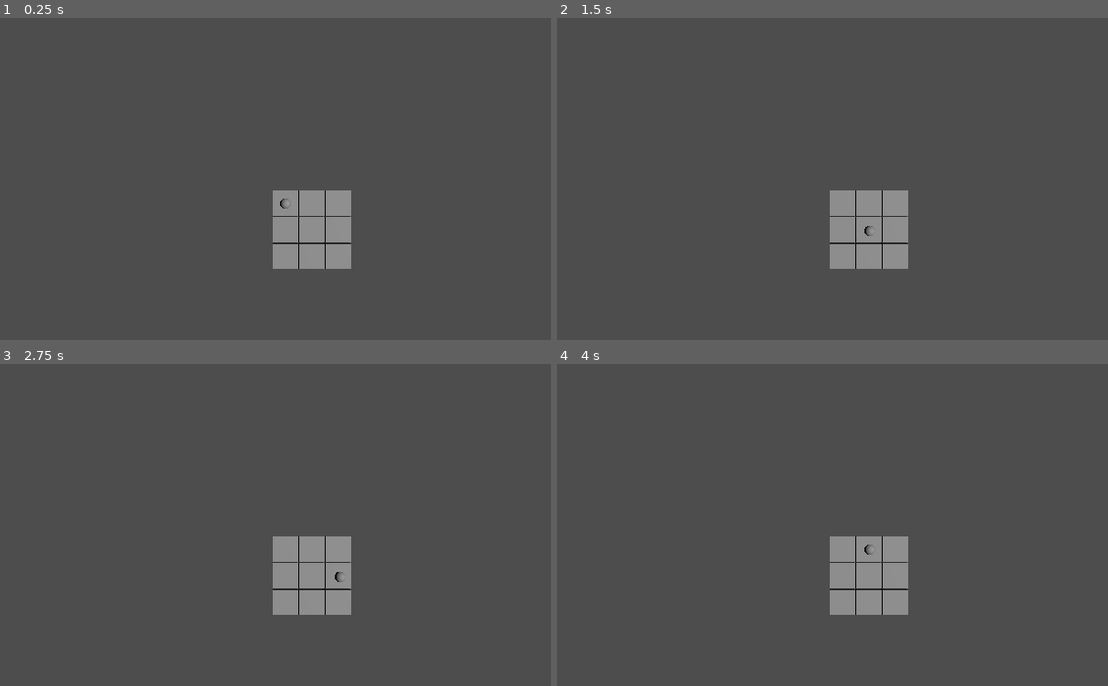
Above: before the commit, frames 1-4 (two rows, left to right).
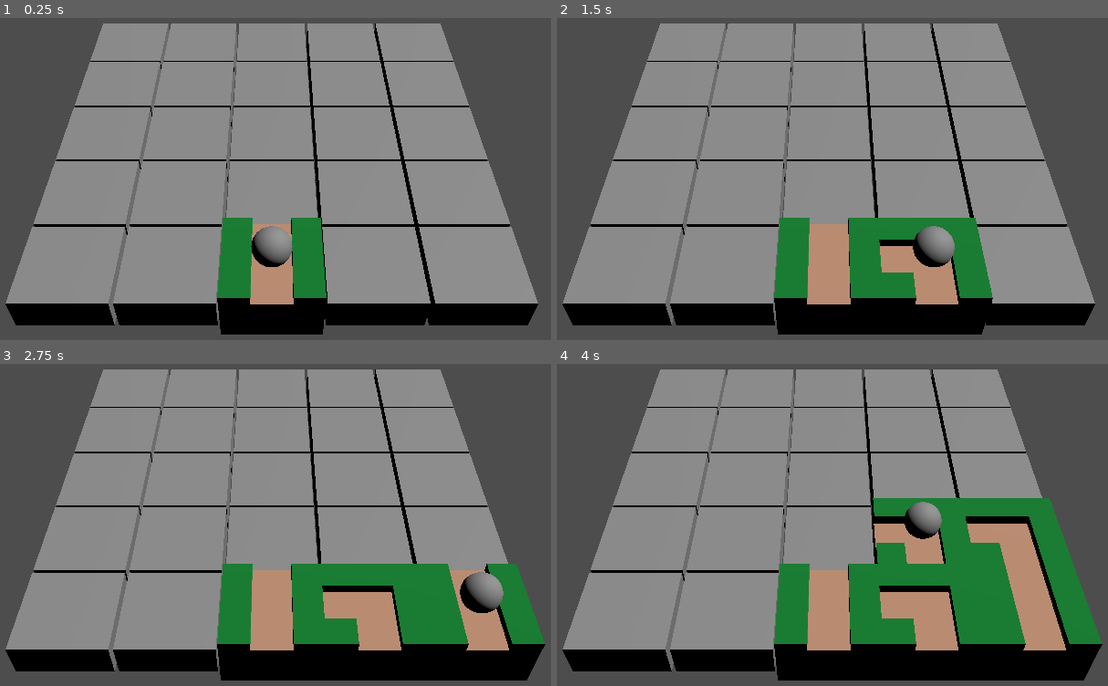
Above: after the commit, the same moments.

Repository: Pro1d/code4cause
Game: Godot game, scene res://scenes/prototype/grid_placement_scene.tscn
The game is run twice, just before and just after one commit, with the same random seed, the same clock (stepped at 60 frames per second) and the same inputs. This scene is started directly instead of the project's main scene.
Inputs:
- Up to frame 1 (0.25 s): no input
- Up to frame 2 (1.5 s): tap Enter (ui_accept) at 0.5, 1.35 s; hold D (move_right) 0.53-1.28 s; hold Enter (ui_accept) 0.53-1.28 s; hold S (move_down) from 1.28 s (still down)
- Up to frame 3 (2.75 s): tap Enter (ui_accept) at 1.52, 1.82, 2 s; release S (move_down) at 2.03 s; hold D (move_right) from 2.03 s (still down); hold Enter (ui_accept) from 2.03 s (still down)
- Up to frame 4 (4 s): release D (move_right) at 2.78 s; release Enter (ui_accept) at 2.78 s; hold W (move_up) 2.78-3.53 s; tap Enter (ui_accept) at 2.85, 3.02, 3.32, 3.5 s; hold A (move_left) from 3.53 s (still down); hold Enter (ui_accept) from 3.53 s (still down)

The runs differ from the first frame. In frame 1, 73% of the frame differs, in the area x 0-98%, y 1-99%; in frame 2, 75%; in frame 3, 76%; in frame 4, 76%, in the area x 0-100%, y 1-99%.

Commit message:
new git placement

Diff:
--- a/project.godot
+++ b/project.godot
@@ -142,6 +142,16 @@
 "events": [Object(InputEventKey,"resource_local_to_scene":false,"resource_name":"","device":-1,"window_id":0,"alt_press …(192 unchanged characters)…
 ]
 }
+rotate_left={
+"deadzone": 0.5,
+"events": [Object(InputEventKey,"resource_local_to_scene":false,"resource_name":"","device":-1,"window_id":0,"alt_pressed":false,"shift_pressed":false,"ctrl_pressed":false,"meta_pressed":false,"pressed":false,"keycode":0,"physical_keycode":81,"key_label":0,"unicode":97,"location":0,"echo":false,"script":null)
+]
+}
+rotate_right={
+"deadzone": 0.5,
+"events": [Object(InputEventKey,"resource_local_to_scene":false,"resource_name":"","device":-1,"window_id":0,"alt_pressed":false,"shift_pressed":false,"ctrl_pressed":false,"meta_pressed":false,"pressed":false,"keycode":0,"physical_keycode":69,"key_label":0,"unicode":101,"location":0,"echo":false,"script":null)
+]
+}
 
 [layer_names]
 
--- /dev/null
+++ b/resources/placeholder/tile_straight.tscn
@@ -0,0 +1,50 @@
+[gd_scene load_steps=6 format=3 uid="uid://cn3y8ibk3d1r8"]
+
+[sub_resource type="Curve3D" id="Curve3D_lnhvg"]
+_data = {
+"points": PackedVector3Array(0, 0, 0, 0, 0, 0, 0, 0, 0.5, 0, 0, 0, 0, 0, 0, 0, 0, -0.5),
+"tilts": PackedFloat32Array(0, 0)
+}
+point_count = 2
+
+[sub_resource type="StandardMaterial3D" id="StandardMaterial3D_o4u8o"]
+albedo_color = Color(0.767163, 0.57365, 0.464367, 1)
+
+[sub_resource type="BoxMesh" id="BoxMesh_hsro6"]
+material = SubResource("StandardMaterial3D_o4u8o")
+size = Vector3(1, 0.5, 1)
+
+[sub_resource type="StandardMaterial3D" id="StandardMaterial3D_kgwnp"]
+albedo_color = Color(0, 0.505882, 0.180392, 1)
+
+[sub_resource type="BoxMesh" id="BoxMesh_bvomk"]
+material = SubResource("StandardMaterial3D_kgwnp")
+size = Vector3(0.3, 0.1, 1)
+
+[node name="TileStraight" type="Node3D"]
+
+[node name="Path3D" type="Path3D" parent="."]
+curve = SubResource("Curve3D_lnhvg")
+
+[node name="Mesh" type="Node3D" parent="."]
+
+[node name="MeshInstance3D" type="MeshInstance3D" parent="Mesh"]
+transform = Transform3D(1, 0, 0, 0, 1, 0, 0, 0, 1, 0, -0.25, 0)
+mesh = SubResource("BoxMesh_hsro6")
+
+[node name="MeshInstance3D2" type="MeshInstance3D" parent="Mesh"]
+transform = Transform3D(1, 0, 0, 0, 1, 0, 0, 0, 1, -0.35, 0.05, 0)
+mesh = SubResource("BoxMesh_bvomk")
+skeleton = NodePath("../..")
+
+[node name="MeshInstance3D3" type="MeshInstance3D" parent="Mesh"]
+transform = Transform3D(1, 0, 0, 0, 1, 0, 0, 0, 1, 0.35, 0.05, 0)
+mesh = SubResource("BoxMesh_bvomk")
+skeleton = NodePath("../..")
+
+[node name="DirectionalLight3D" type="DirectionalLight3D" parent="."]
+transform = Transform3D(1, 0, 0, 0, 0.828109, 0.560567, 0, -0.560567, 0.828109, 0, 0, 0)
+editor_only = true
+
+[node name="Camera3D" type="Camera3D" parent="."]
+transform = Transform3D(1, 0, 0, 0, 0.810574, 0.585637, 0, -0.585637, 0.810574, 0, 1.04608, 2)
--- /dev/null
+++ b/resources/placeholder/tile_turn.tscn
@@ -0,0 +1,63 @@
+[gd_scene load_steps=8 format=3 uid="uid://7ay52xa54u75"]
+
+[sub_resource type="Curve3D" id="Curve3D_c1f6f"]
+_data = {
+"points": PackedVector3Array(0, 0, 0, 0, 0, -0.5, 0, 0, 0.5, 0.5, 0, 0, 0, 0, 0, -0.5, 0, 0),
+"tilts": PackedFloat32Array(0, 0)
+}
+point_count = 2
+
+[sub_resource type="StandardMaterial3D" id="StandardMaterial3D_o4u8o"]
+albedo_color = Color(0.767163, 0.57365, 0.464367, 1)
+
+[sub_resource type="BoxMesh" id="BoxMesh_hsro6"]
+material = SubResource("StandardMaterial3D_o4u8o")
+size = Vector3(1, 0.5, 1)
+
+[sub_resource type="StandardMaterial3D" id="StandardMaterial3D_kgwnp"]
+albedo_color = Color(0, 0.505882, 0.180392, 1)
+
+[sub_resource type="BoxMesh" id="BoxMesh_cf4ck"]
+material = SubResource("StandardMaterial3D_kgwnp")
+size = Vector3(0.3, 0.1, 0.3)
+
+[sub_resource type="BoxMesh" id="BoxMesh_i4p0o"]
+material = SubResource("StandardMaterial3D_kgwnp")
+size = Vector3(0.7, 0.1, 0.3)
+
+[sub_resource type="BoxMesh" id="BoxMesh_8u1ty"]
+material = SubResource("StandardMaterial3D_kgwnp")
+size = Vector3(0.3, 0.1, 1)
+
+[node name="TileTurn" type="Node3D"]
+
+[node name="Path" type="Path3D" parent="."]
+curve = SubResource("Curve3D_c1f6f")
+
+[node name="Mesh" type="Node3D" parent="."]
+
+[node name="MeshInstance3D" type="MeshInstance3D" parent="Mesh"]
+transform = Transform3D(1, 0, 0, 0, 1, 0, 0, 0, 1, 0, -0.25, 0)
+mesh = SubResource("BoxMesh_hsro6")
+
+[node name="MeshInstance3D2" type="MeshInstance3D" parent="Mesh"]
+transform = Transform3D(1, 0, 0, 0, 1, 0, 0, 0, 1, -0.35, 0.05, 0.35)
+mesh = SubResource("BoxMesh_cf4ck")
+skeleton = NodePath("../..")
+
+[node name="MeshInstance3D4" type="MeshInstance3D" parent="Mesh"]
+transform = Transform3D(1, 0, 0, 0, 1, 0, 0, 0, 1, -0.15, 0.05, -0.35)
+mesh = SubResource("BoxMesh_i4p0o")
+skeleton = NodePath("../..")
+
+[node name="MeshInstance3D3" type="MeshInstance3D" parent="Mesh"]
+transform = Transform3D(1, 0, 0, 0, 1, 0, 0, 0, 1, 0.35, 0.05, 0)
+mesh = SubResource("BoxMesh_8u1ty")
+skeleton = NodePath("../..")
+
+[node name="DirectionalLight3D" type="DirectionalLight3D" parent="."]
+transform = Transform3D(1, 0, 0, 0, 0.828109, 0.560567, 0, -0.560567, 0.828109, 0, 0, 0)
+editor_only = true
+
+[node name="Camera3D" type="Camera3D" parent="."]
+transform = Transform3D(1, 0, 0, 0, 0.810574, 0.585637, 0, -0.585637, 0.810574, 0, 1.04608, 2)
--- a/scenes/prototype/grid_placement_scene.tscn
+++ b/scenes/prototype/grid_placement_scene.tscn
@@ -1,20 +1,32 @@
-[gd_scene load_steps=4 format=3 uid="uid://5j3nkd57dwpk"]
+[gd_scene load_steps=6 format=3 uid="uid://5j3nkd57dwpk"]
 
 [ext_resource type="Script" path="res://scripts/prototype/placement_grid.gd" id="1_xpw66"]
 [ext_resource type="PackedScene" uid="uid://depdfa24xcvji" path="res://scenes/prototype/tile.tscn" id="2_aevgb"]
 [ext_resource type="Script" path="res://scripts/prototype/grid_movement_controller.gd" id="3_usuh6"]
+[ext_resource type="PackedScene" uid="uid://cn3y8ibk3d1r8" path="res://resources/placeholder/tile_straight.tscn" id="4_gssdw"]
+[ext_resource type="PackedScene" uid="uid://7ay52xa54u75" path="res://resources/placeholder/tile_turn.tscn" id="4_xf2q6"]
 
 [node name="GridPlacementScene" type="Node3D"]
 
 [node name="Camera3D" type="Camera3D" parent="."]
-transform = Transform3D(1, 0, 0, 0, -4.37114e-08, 1, 0, -1, -4.37114e-08, 0, 10, 0)
+transform = Transform3D(1, 0, 0, 0, 0.707107, 0.707107, 0, -0.707107, 0.707107, 0, 5, 2)
+fov = 35.0
+size = 5.0
 
 [node name="TileGrid" type="Node3D" parent="."]
 script = ExtResource("1_xpw66")
 tile_scene = ExtResource("2_aevgb")
+all_tiles_scenes = Array[PackedScene]([ExtResource("4_gssdw"), ExtResource("4_xf2q6")])
 
 [node name="DirectionalLight3D" type="DirectionalLight3D" parent="."]
 transform = Transform3D(0.863879, -0.0264756, 0.503002, -0.503699, -0.0454077, 0.862685, 0, -0.998618, -0.0525625, 0, 0, 0)
 
 [node name="GridMovementController" type="Node3D" parent="."]
 script = ExtResource("3_usuh6")
+
+[node name="SubViewport" type="SubViewport" parent="."]
+
+[node name="Preview" type="Node3D" parent="."]
+
+[node name="TileStraight" parent="Preview" instance=ExtResource("4_gssdw")]
+transform = Transform3D(1, 0, 0, 0, 1, 0, 0, 0, 1, -3.2978, 0, 0)
--- a/scenes/prototype/tile.tscn
+++ b/scenes/prototype/tile.tscn
@@ -21,3 +21,5 @@
 transform = Transform3D(0.392576, 0, 0, 0, 0.392576, 0, 0, 0, 0.392576, 0, 0.232699, 0)
 mesh = SubResource("SphereMesh_edhu6")
 skeleton = NodePath("../..")
+
+[node name="Scene" type="Node3D" parent="."]
--- a/scripts/prototype/grid_movement_controller.gd
+++ b/scripts/prototype/grid_movement_controller.gd
@@ -12,10 +12,16 @@
 
 func _input(event: InputEvent) -> void:
 	if(event.is_action_pressed("move_up")):
+		tile_grid.move(Vector2i.DOWN)
+	elif(event.is_action_pressed("move_down")):
 		tile_grid.move(Vector2i.UP)
-	elif(event.is_action_pressed("move_down")):
-		tile_grid.move(Vector2i.DOWN)
 	elif(event.is_action_pressed("move_left")):
 		tile_grid.move(Vector2i.LEFT)
 	elif(event.is_action_pressed("move_right")):
 		tile_grid.move(Vector2i.RIGHT)
+	elif(event.is_action_pressed("rotate_left")):
+		tile_grid.rotate_cell(-PI/2)
+	elif(event.is_action_pressed("rotate_right")):
+		tile_grid.rotate_cell(PI/2)
+	elif(event.is_action_pressed("ui_accept")):
+		tile_grid.place_tile()
--- a/scripts/prototype/placement_cell.gd
+++ b/scripts/prototype/placement_cell.gd
@@ -2,12 +2,28 @@
 extends Node3D
 
 @export var highlight_hint: Node3D
+@onready var child_scene: Node3D = $Scene
+var is_set := false
 
 func _ready() -> void:
 	highlight_hint.visible = false
 
-func highlight() -> void:
+func highlight(scene: PackedScene) -> void:
 	highlight_hint.visible = true
+	if not is_set:
+		var child : Node3D = scene.instantiate()
+		child_scene.add_child(child)
+
+func rotate_cell(rad: float) -> void:
+	if is_set:
+		return
+
+	child_scene.rotate_y(rad)
 
 func reset() -> void:
 	highlight_hint.visible = false
+	if not is_set:
+		child_scene.remove_child(child_scene.get_child(0))
+
+func place() -> void:
+	is_set = true
--- a/scripts/prototype/placement_grid.gd
+++ b/scripts/prototype/placement_grid.gd
@@ -1,23 +1,30 @@
 class_name PlacementGrid
 extends Node
 
-@export var width: int = 3
-@export var height: int = 3
+@export var width: int = 5
+@export var height: int = 5
 @export var cell_size: float = 1.0
 
 @export var tile_scene: PackedScene
+@export var all_tiles_scenes: Array[PackedScene]
+var placing_tile_scene: PackedScene
+var placing_tile_index: int = 0
 
 var cells: Array
 var current_cell: PlacementCell
 var current_pos: Vector2i
+var offset: Vector3 = Vector3(0,0,0)
 
 func _ready() -> void:
+	placing_tile_scene = all_tiles_scenes[0]
+	offset = Vector3(width,0,height)*(-cell_size)/2
 	InitializeGrid()
-	current_cell = cells[0][0]
-	current_pos = Vector2i.ZERO
-	current_cell.highlight()
+	current_pos = Vector2(2,0)
+	current_cell = cells[current_pos.x][current_pos.y]
+	current_cell.highlight(placing_tile_scene)
 
 func InitializeGrid() -> void:
+	print(cell_size)
 	for i:int in width:
 		cells.append([])
 		for j:int in height:
@@ -26,7 +33,7 @@
 			add_child(cell)
 
 			# Set 3D position
-			cell.global_position = Vector3(i * cell_size + cell_size / 2.0, 0.0, j * cell_size + cell_size / 2.0)
+			cell.global_position = offset + Vector3(i * cell_size + cell_size / 2.0, 0.0, -j * cell_size + cell_size / 2.0)
 
 			(cells[i] as Array).append(cell)
 
@@ -34,17 +41,21 @@
 	current_cell.reset()
 	current_pos = (current_pos + dir).clamp(Vector2i.ZERO, Vector2i(width - 1, height - 1))
 	current_cell = cells[current_pos.x][current_pos.y]
-	current_cell.highlight()
+	if("highlight" in current_cell):
+		current_cell.highlight(placing_tile_scene)
 
+func rotate_cell(rad: float) -> void:
+	current_cell.rotate_cell(rad)
 
-func move_up() -> void:
-	pass
+func _place_tile(tile: Node3D, coord: Vector2i) -> void:
+	var old :Node3D = cells[coord.x][coord.y]
+	remove_child(old)
+	add_child(tile)
+	tile.global_position = offset + Vector3(
+		coord.x * cell_size + cell_size / 2.0, 0.0,
+	 	-coord.y * cell_size + cell_size / 2.0)
 
-func move_down() -> void:
-	pass
-
-func move_left() -> void:
-	pass
-
-func move_right() -> void:
-	pass
+func place_tile() -> void:
+	current_cell.place()
+	placing_tile_index = (placing_tile_index+1) % len(all_tiles_scenes)
+	placing_tile_scene = all_tiles_scenes[placing_tile_index]
